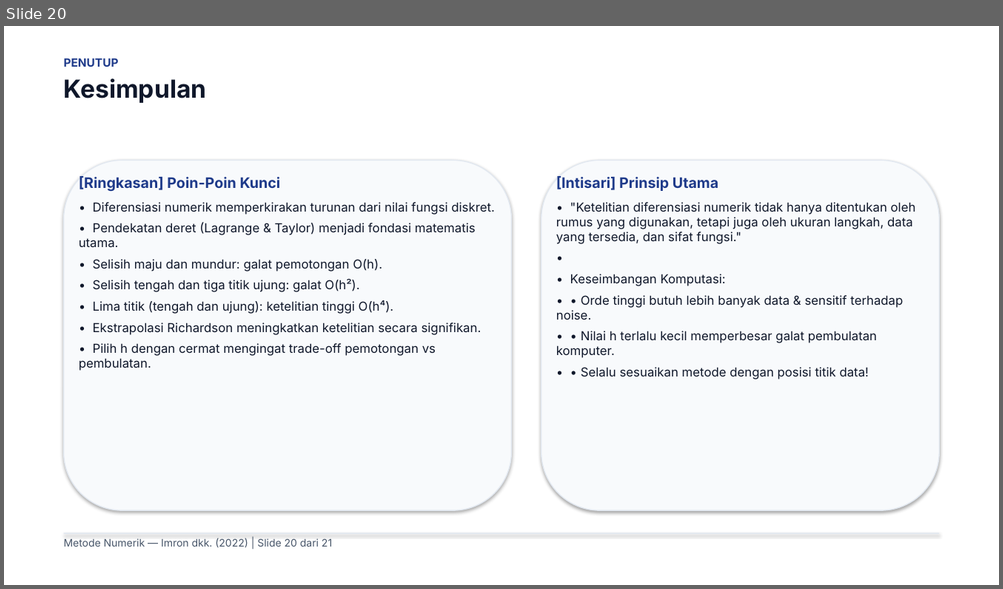
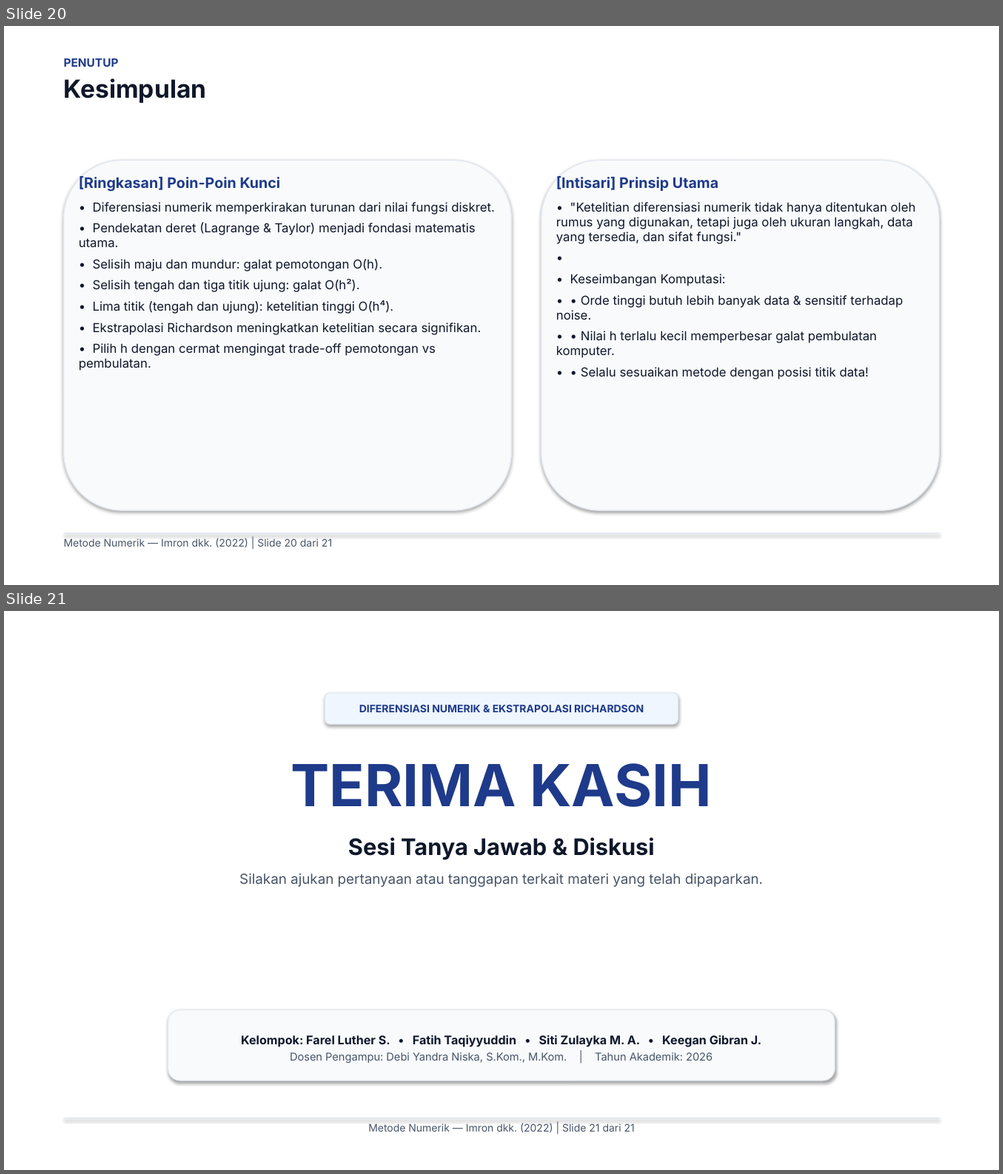
Before and after one commit to Moreyartea/Diferensiasi-Numerik, a slide deck: Diferensiasi_Numerik.pptx. Shown one above the other, each under a label of ours: slide 20 before the commit, slides 20 and 21 after it. The pictures are 1003x589 and 1003x1174 pixels, drawn with LibreOffice and Linux fonts; fonts in the diff are those of the drawing. Boxes give left, top, right and bottom in pixels: in the first picture for what was removed or moved away, otherwise in the second. Text is boxed around its words. In the diff, an @@ line names an element or a change of style, - is before the commit and + after.

```diff
--- a/Diferensiasi_Numerik.pptx
+++ b/Diferensiasi_Numerik.pptx
@@ slide 21 added at <box>4,611,999,1170</box>, background #FFFFFF @@
@@ rectangle added at <box>4,611,999,1170</box>, fill #FFFFFF @@
@@ rounded rectangle added at <box>325,693,677,724</box>, fill #EFF6FF, outline #E2E8F0 0.75 pt, 10 pt, text #1E3A8A, bold @@
+DIFERENSIASI NUMERIK & EKSTRAPOLASI RICHARDSON
@@ text added at <box>239,763,762,887</box>, 13.5 pt, text #475569 @@
+TERIMA KASIH
+Sesi Tanya Jawab & Diskusi
+Silakan ajukan pertanyaan atau tanggapan terkait materi yang telah dipaparkan.
@@ rounded rectangle added at <box>168,1010,834,1081</box>, fill #F8FAFC, outline #E2E8F0 0.75 pt, 11.5 pt, text #0F172A, bold @@
+Kelompok: Farel Luther S. • Fatih Taqiyyuddin • Siti Zulayka M. A. • Keegan Gibran J.
+Dosen Pengampu: Debi Yandra Niska, S.Kom., M.Kom. | Tahun Akademik: 2026
@@ rectangle added at <box>64,1119,939,1119</box>, fill #E2E8F0 @@
@@ text added at <box>368,1123,634,1133</box>, 10 pt, text #475569 @@
+Metode Numerik — Imron dkk. (2022) | Slide 21 dari 21
```
Also in this commit, not shown: 1 slide removed, 4 other files.
